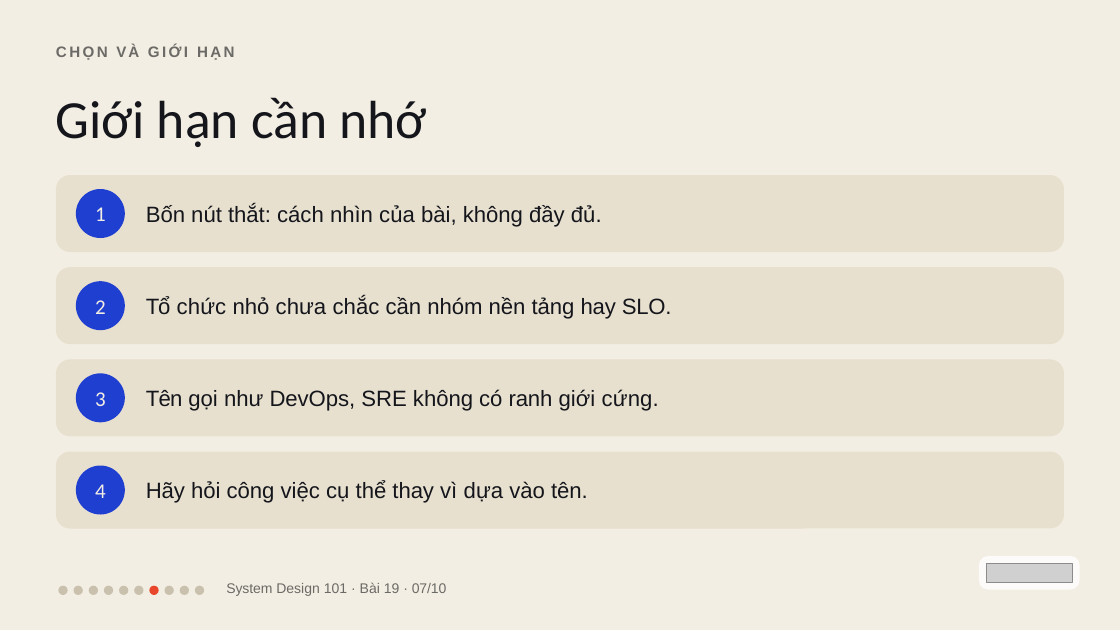
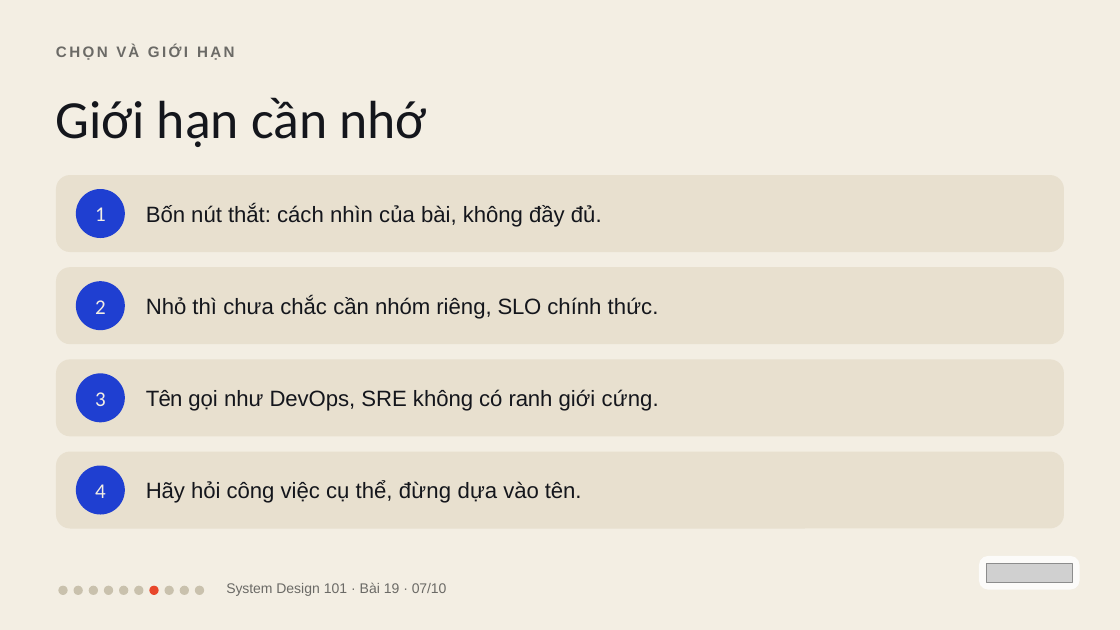
Before and after one commit to vohoailinh90/tool-marketing-studio, a slide deck: slide 7 of system-design-101/vi/lessons/sd-13-019/slides/sd-13-019.pptx. Drawn at 1120x630 pixels with LibreOffice and Linux fonts; fonts in the diff are those of the drawing; grey boxes stand for pictures. Boxes give left, top, right and bottom in pixels: in the first picture for what was removed or moved away, otherwise in the second. Text is boxed around its words. In the diff, an @@ line names an element or a change of style, - is before the commit and + after.

```diff
--- a/system-design-101/vi/lessons/sd-13-019/slides/sd-13-019.pptx
+++ b/system-design-101/vi/lessons/sd-13-019/slides/sd-13-019.pptx
@@ text at box(146, 296, 659, 319): text changed @@
-Tổ chức nhỏ chưa chắc cần nhóm nền tảng hay SLO.
+Nhỏ thì chưa chắc cần nhóm riêng, SLO chính thức.
@@ text at box(146, 481, 582, 503): text changed @@
-Hãy hỏi công việc cụ thể thay vì dựa vào tên.
+Hãy hỏi công việc cụ thể, đừng dựa vào tên.
```
Also in this commit, not shown: 1 other file.
